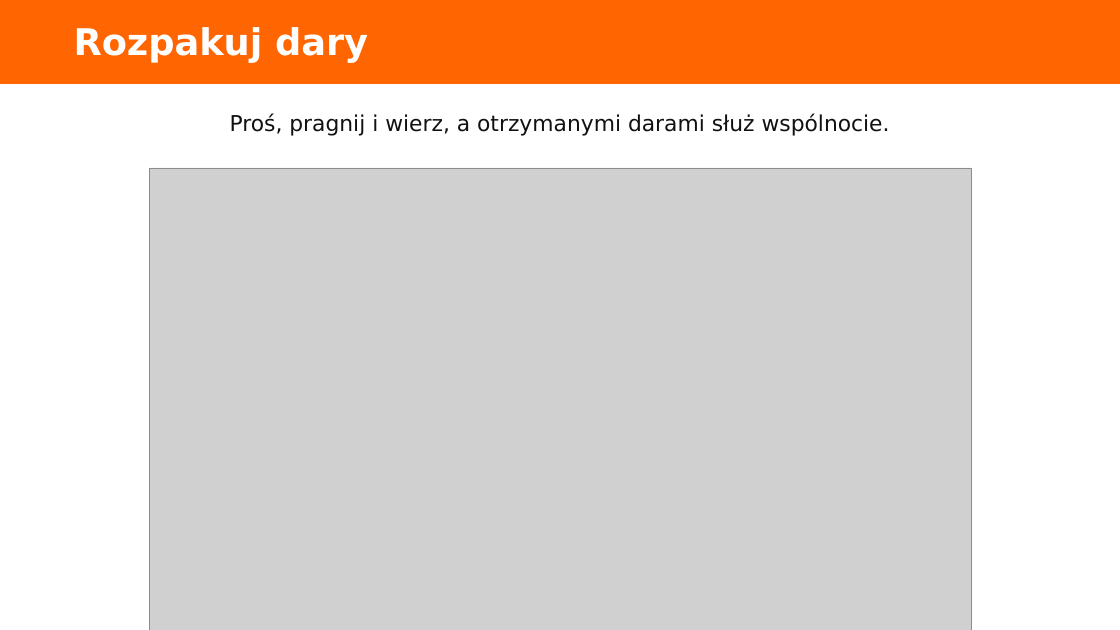
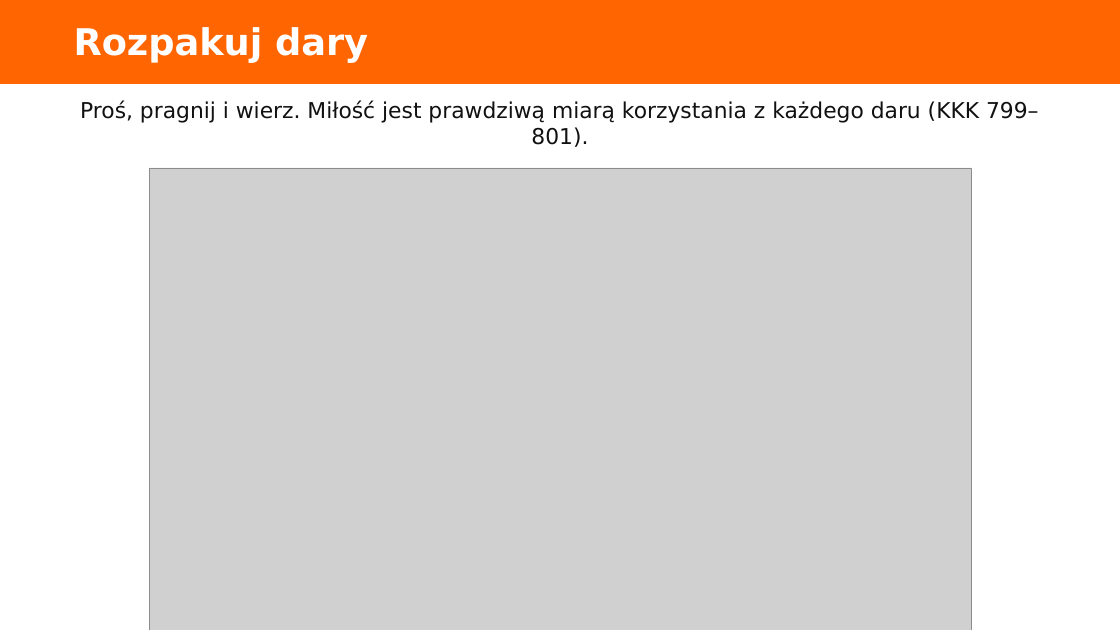
Before and after one commit to folkien/teachings, a slide deck: slide 8 of issue_kurs_kamch_lubecko/5.charyzmaty/dyrektorium_2017_charyzmaty_prezentacja.pptx (slide 6 before the commit). Drawn at 1120x630 pixels with LibreOffice and Linux fonts; fonts in the diff are those of the drawing; grey boxes stand for pictures. Boxes give left, top, right and bottom in pixels: in the first picture for what was removed or moved away, otherwise in the second. Text is boxed around its words. In the diff, an @@ line names an element or a change of style, - is before the commit and + after.

```diff
--- a/issue_kurs_kamch_lubecko/5.charyzmaty/dyrektorium_2017_charyzmaty_prezentacja.pptx
+++ b/issue_kurs_kamch_lubecko/5.charyzmaty/dyrektorium_2017_charyzmaty_prezentacja.pptx
@@ text at (80, 100, 1039, 147): text changed @@
-Proś, pragnij i wierz, a otrzymanymi darami służ wspólnocie.
+Proś, pragnij i wierz. Miłość jest prawdziwą miarą korzystania z każdego daru (KKK 799–801).
```
Also in this commit, not shown: 2 slides added, 37 other files.
